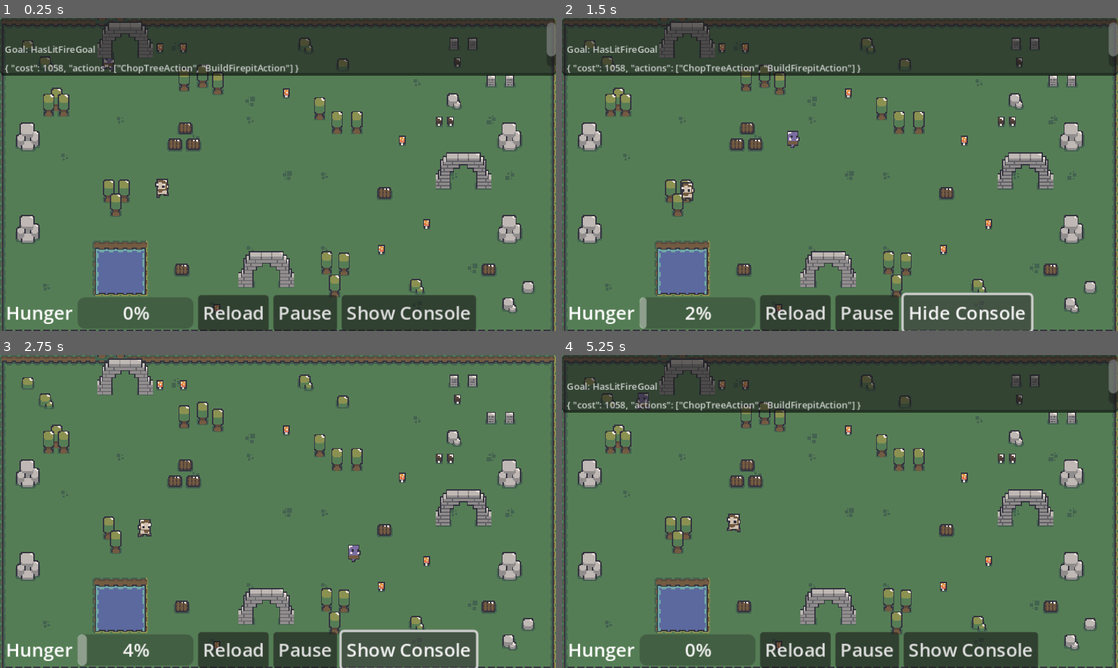
Above: before the commit, frames 1-4 (two rows, left to right).
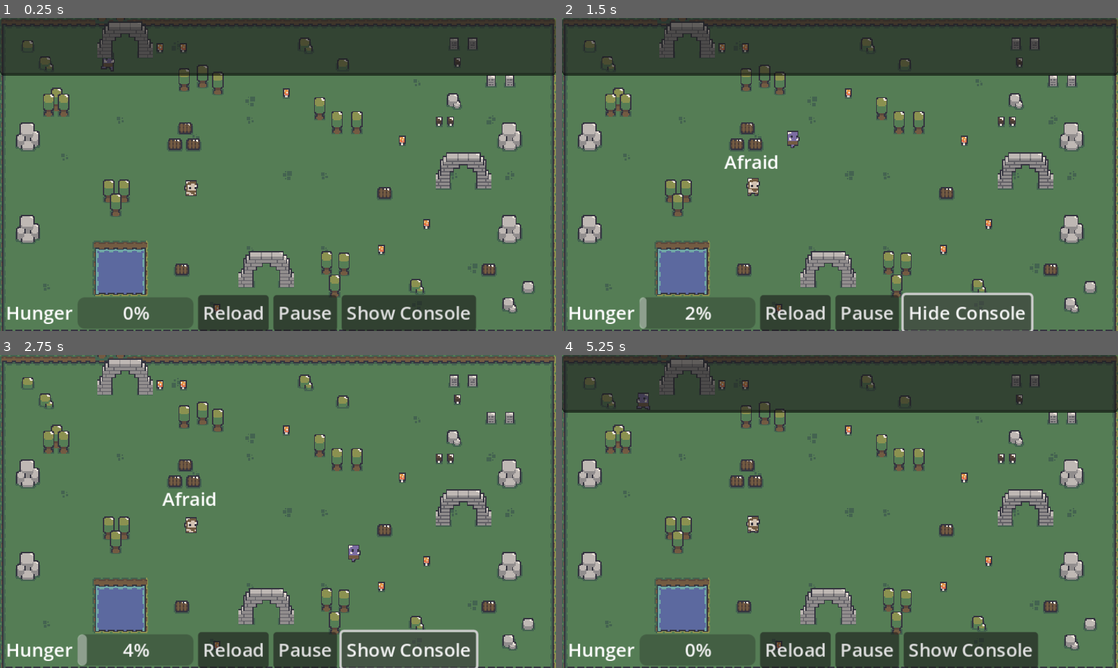
Above: after the commit, the same moments.

Repository: scagliolaluca/Godot2DGoalOrientedActionPlanning
Game: Godot game, scene res://scenes/main.tscn
Same seed, same stepped clock (60 frames per second), same inputs: the game is played once before the commit and once after it.
Inputs:
- Up to frame 1 (0.25 s): no input
- Up to frame 2 (1.5 s): click "Show Console" at 0.5 s; click "Show Console" at 1.25 s
- Up to frame 3 (2.75 s): click "Hide Console" at 2 s
- Up to frame 4 (5.25 s): click "Show Console" at 2.75 s; click "Hide Console" at 3.5 s; click "Reload" at 5 s

The runs differ from the first frame. In frame 1, 1.2% of the frame differs, in the area x 0-100%, y 1-58%; in frame 2, 1.4%, in the area x 0-100%, y 1-59%; in frame 3, 0.6%; in frame 4, 1.2%.
Error after the commit: Parse Error: Could not resolve class "DrinkAction", because of a parser error. (res://goap/goap.gd:23)

Commit message:
.

Diff:
--- a/goap/actions/chop_tree.gd
+++ b/goap/actions/chop_tree.gd
@@ -22,11 +22,11 @@
 	#What cost does looking for and chopping a tree have?
 	#return 6
 	#how about the distance to it, capped at a certain point
-	var someTree = WorldState.get_closest_element("tree", _blackboard) #reference in function has to be the player
-	if someTree:
-		return max(someTree.position.distance_to(_blackboard.position),10)
-	else:
-		return 10 #idk no tree then?
+	#var someTree = WorldState.get_closest_element("tree", player) #we dont have a player here
+	#if someTree:
+	#	return max(someTree.position.distance_to(player.position),10)
+	#else:
+	return 10 #idk no tree then?
 
 func perform(actor,delta):
 	var someTree = WorldState.get_closest_element("tree", actor)
--- a/goap/goap.gd
+++ b/goap/goap.gd
@@ -19,7 +19,8 @@
 		FindCoverAction.new(),
 		EatAction.new(),
 		CollectMushroomAction.new(),
-		BuildFireAction.new()
+		BuildFireAction.new(),
+		DrinkAction.new()
 	])
 
 
--- a/scenes/satyr.gd
+++ b/scenes/satyr.gd
@@ -21,7 +21,8 @@
 		CalmDownGoal.new(),
 		FullGoal.new(),
 		SearchFoodGoal.new(),
-		HasLitFireGoal.new()
+		HasLitFireGoal.new(),
+		DrinkGoal.new()
 	])
 
 	add_child(agent)
